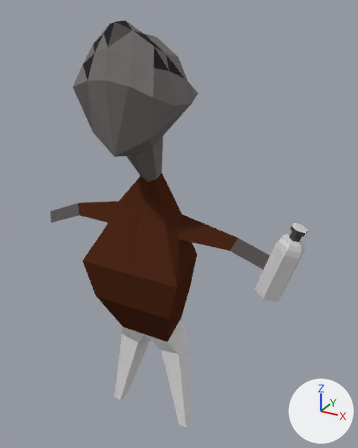
An edit to the Blender file TheOvercoat/Assets/Models(blend)/Karakterler/commonPeople/drunkMan.blend, drawn before and after from the same camera.
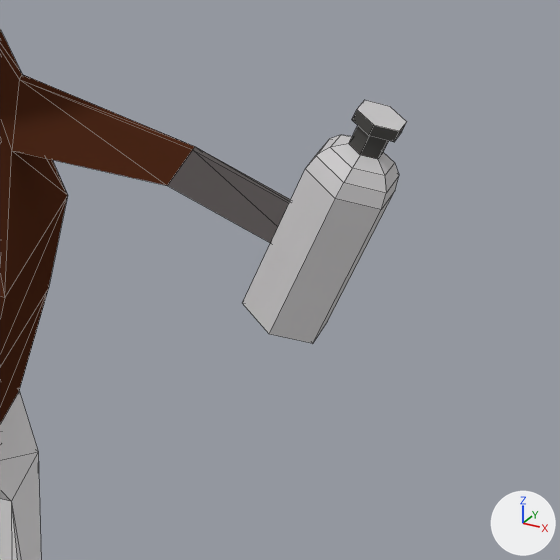
Each version is shown whole from a camera (50 mm lens) standing at (1.044, -1.579, 1.924) and looking at (0.104, 0.132, 1.069), then close up on the part from 49% to 100% of the width and 42% to 83% of the height. Arrows for +X, +Y and +Z are at lower right; the lights stay in place. The close-ups show mesh edges as thin lines.

In view in the first close-up: 'drunkMan'.
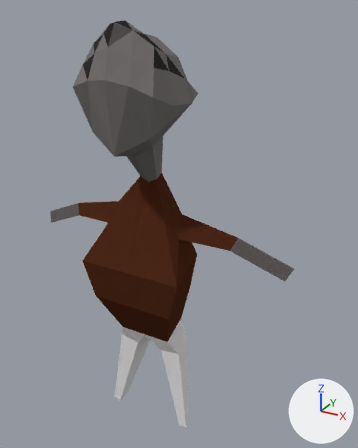
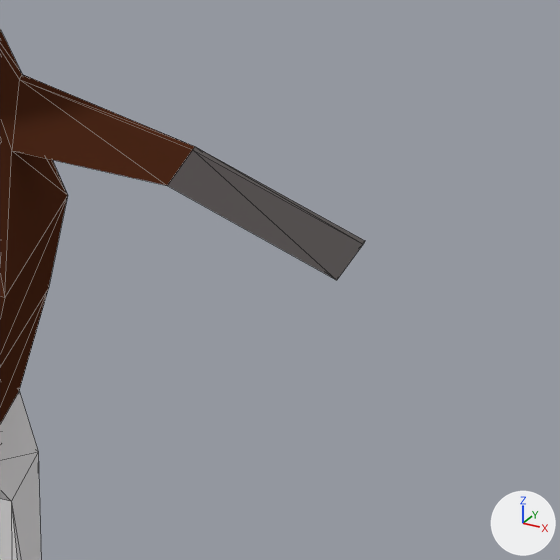
Where the change shows, as pixel boxes (x1, y1, x2, y2) in the close-ups (560 x 560 px):
```json
{"object": "drunkMan", "change": "reshaped", "before": [0, 30, 407, 560], "after": [0, 30, 365, 560]}
{"part": 1, "of": "me_cube", "change": "deleted", "before": [242, 100, 407, 344]}
```

Scene script edits in JSON lines:
```json
{"block": "me_cube", "where": "me_cube.from_pydata(...)  # 179 vertices, 305 faces; spans x -1.57..1.48, y -0.56..0.63, z -2.28..2.06"}
{"block": "me_cube", "where": "# used by ob_drunkman; location = (0.0, 0.053, 1.02); rotation_euler = (0.0, 0.0, 3.142), in degrees (0, 0, 180); scale = (0.417, 0.417, 0.417)"}
{"block": "me_cube", "change": "me_cube part 1: the loose piece of 49 vertices spanning x -1.57..-1.15, y -0.28..0.02, z -0.4..0.38 is deleted"}
{"op": "remove", "block": "me_cube", "code": "me_cube.materials.append(mat_material_001)"}
```
